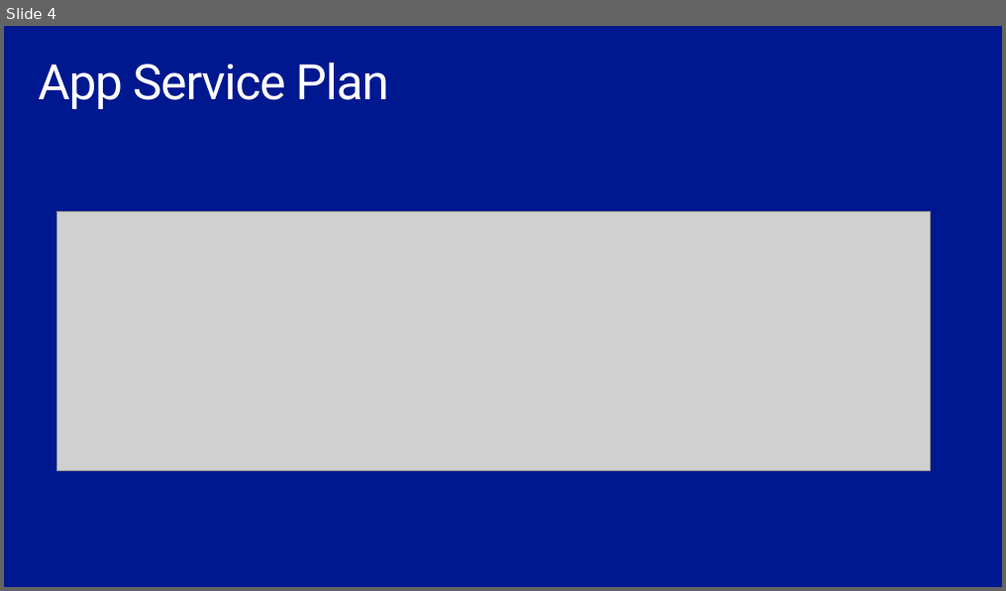
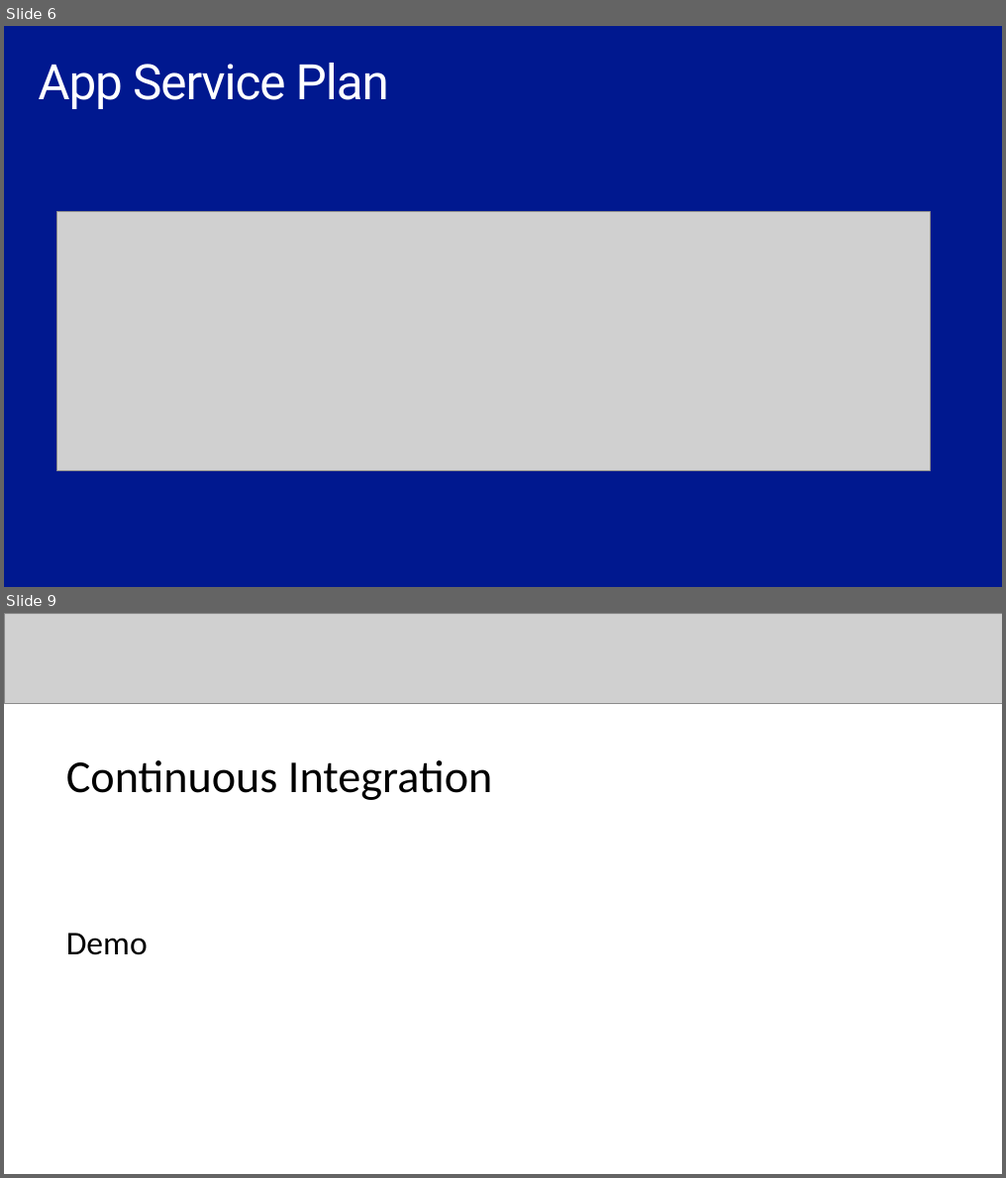
Before and after one commit to badescuga/NodeJsDemo, a slide deck: slidedeck/slides.pptx. Shown one above the other, each under a label of ours: slide 4 before the commit, slides 6 and 9 after it; the slides between them are not shown. The pictures are 1006x591 and 1006x1178 pixels, drawn with LibreOffice and Linux fonts; fonts in the diff are those of the drawing; grey boxes stand for pictures; background and template pictures are left out. Boxes give left, top, right and bottom in pixels: in the first picture for what was removed or moved away, otherwise in the second. Text is boxed around its words. In the diff, an @@ line names an element or a change of style, - is before the commit and + after.

```diff
--- a/slidedeck/slides.pptx
+++ b/slidedeck/slides.pptx
@@ slide 9 added at (4,613,1002,1174), background #FFFFFF @@
@@ picture added at (4,613,1002,703) @@
@@ text added at (66,761,492,800), 44 pt, text #000000 @@
+Continuous Integration
@@ text added at (66,933,148,956), 32 pt, text #000000 @@
+Demo
@@ what was slide 4 is now slide 6 @@
```
Also in this commit, not shown: 9 other slides added.
